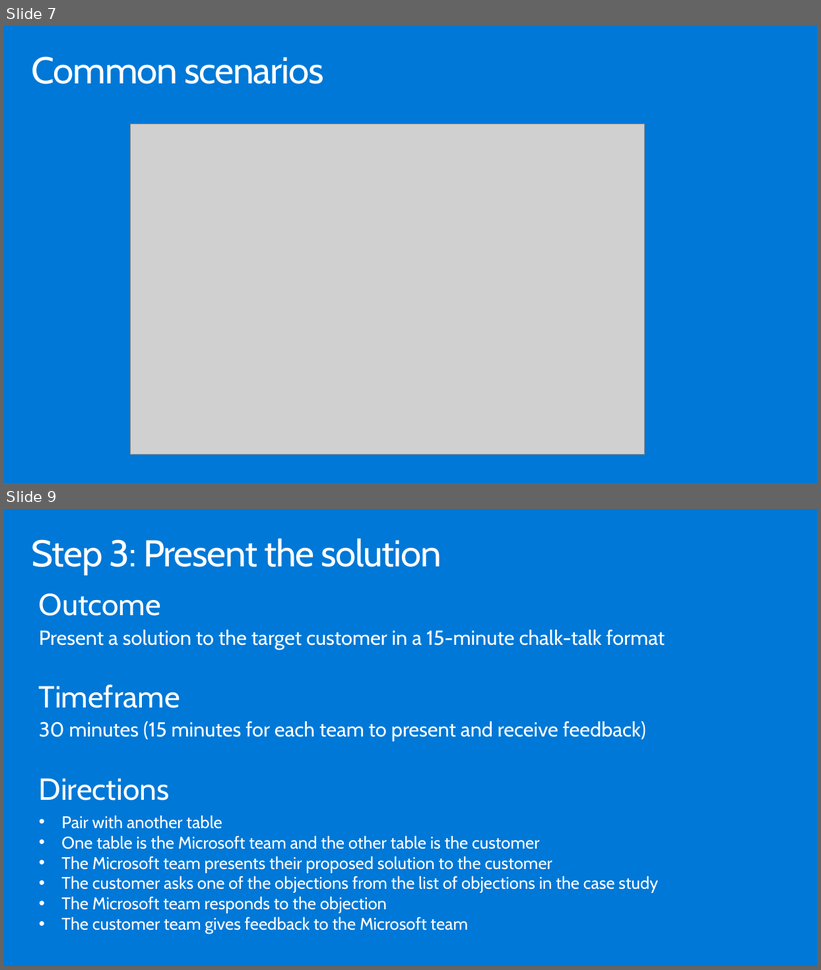
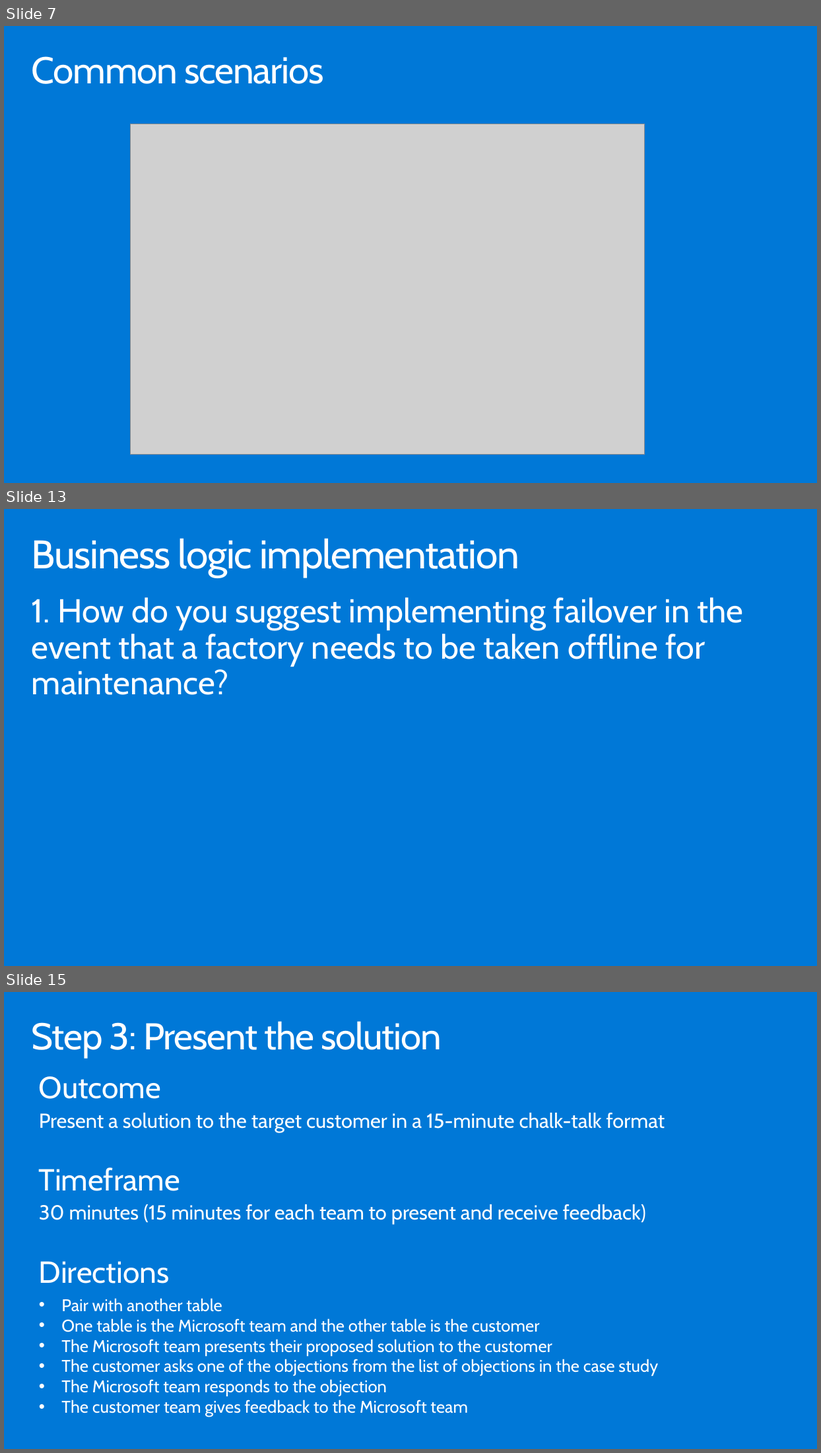
Before and after one commit to solliancenet/microsoft-leveraging-azure-digital-twins-supply-chain, a slide deck: Whiteboard design session/WDS trainer presentation - Leveraging Azure Digital Twins in a supply chain.pptx. Shown one above the other, each under a label of ours: slides 7 and 9 before the commit, slides 7, 13 and 15 after it; the slides between them are not shown. The pictures are 821x970 and 821x1453 pixels, drawn with LibreOffice and Linux fonts; fonts in the diff are those of the drawing; grey boxes stand for pictures. Boxes give left, top, right and bottom in pixels: in the first picture for what was removed or moved away, otherwise in the second. Text is boxed around its words. In the diff, an @@ line names an element or a change of style, - is before the commit and + after.

```diff
--- a/Whiteboard design session/WDS trainer presentation - Leveraging Azure Digital Twins in a supply chain.pptx
+++ b/Whiteboard design session/WDS trainer presentation - Leveraging Azure Digital Twins in a supply chain.pptx
@@ slide 13 added at box(4, 509, 817, 966), background #0078D7 @@
@@ title added at box(32, 538, 519, 577), 47 pt, text #FFFFFF @@
+Business logic implementation
@@ text added at box(32, 597, 744, 695), 39.2 pt, text #FFFFFF @@
+1. How do you suggest implementing failover in the event that a factory needs to be taken offline for maintenance?
@@ what was slide 9 is now slide 15 @@
```
Also in this commit, not shown: 5 other slides added, 5 other files.
